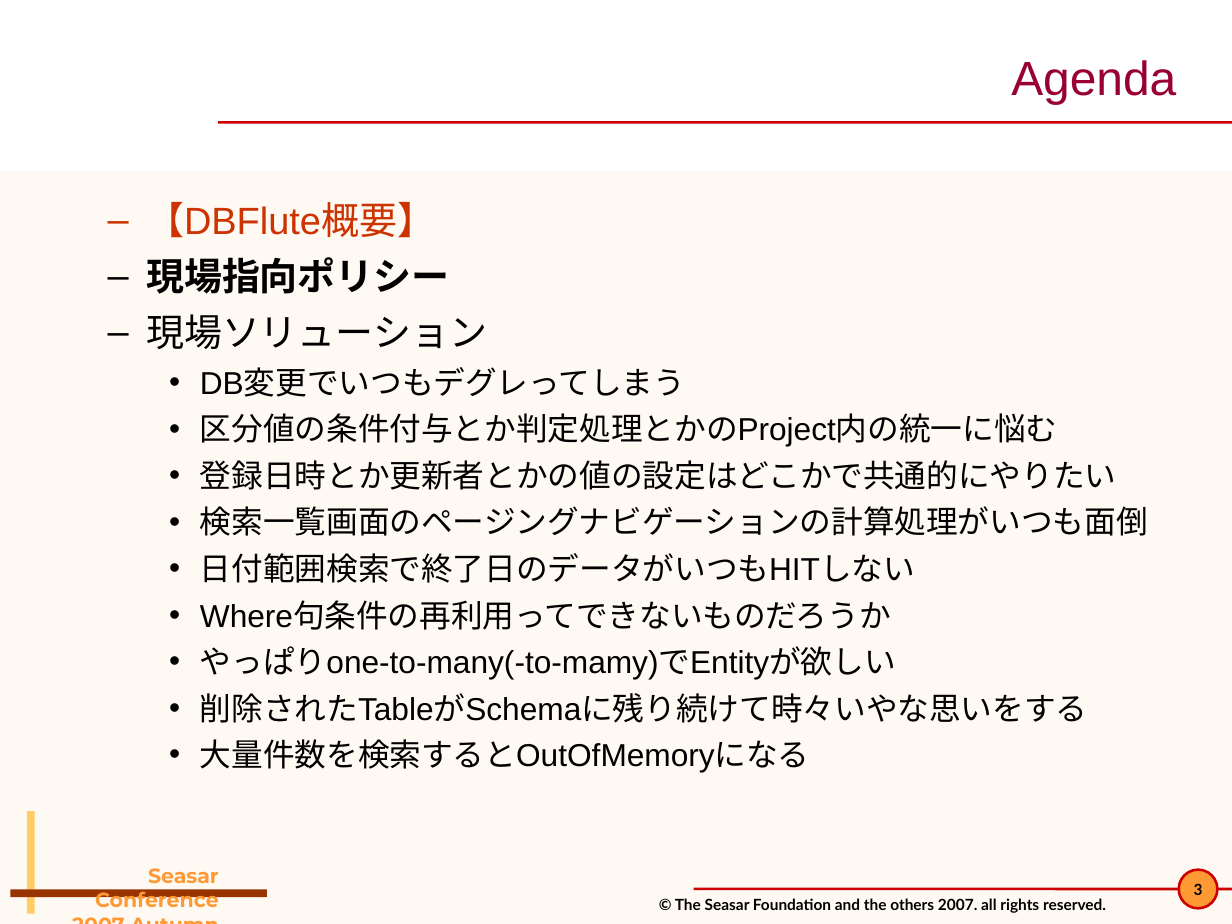
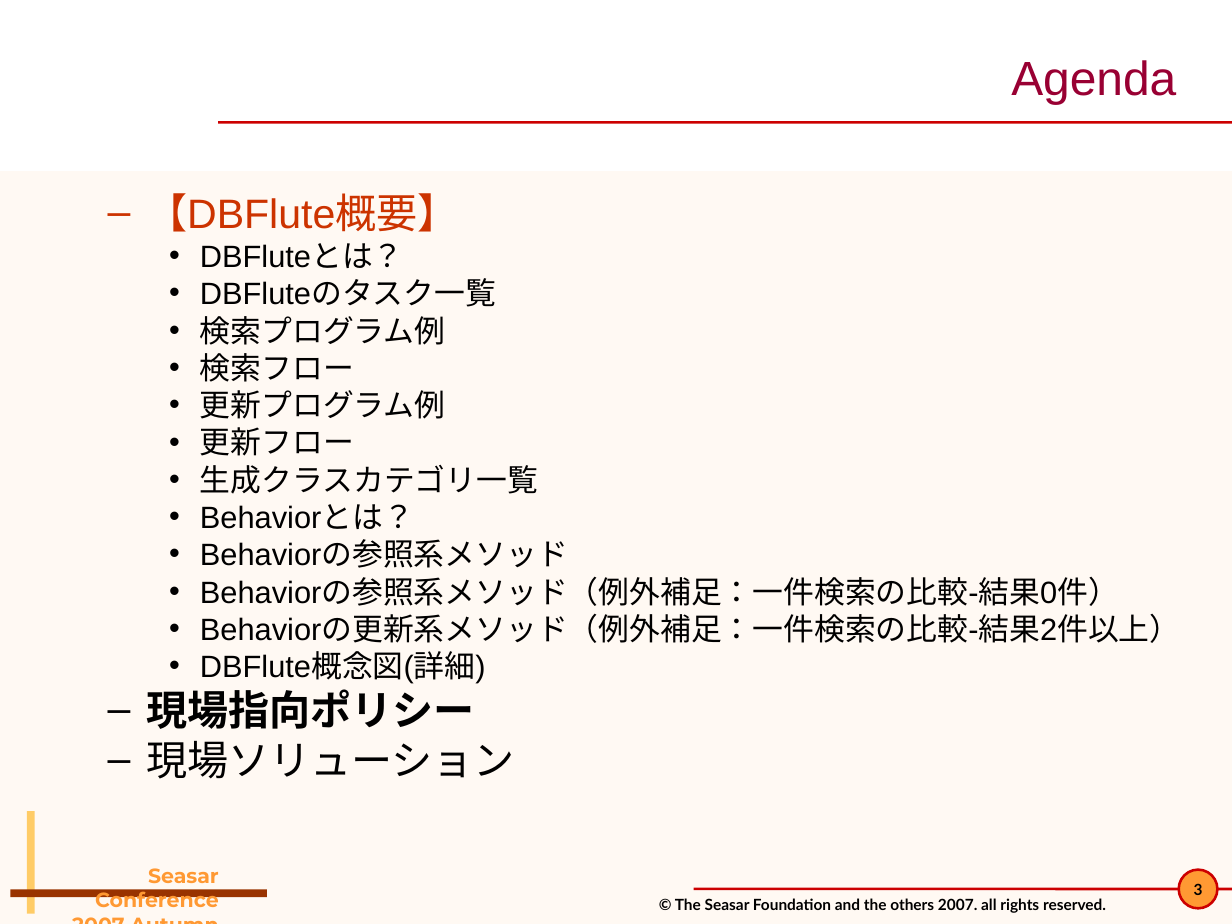
Before and after one commit to seasarorg/dbflute, a slide deck: slide 3 of dbflute/etc/doc/pres/sc2007a_2-DBFlute.ppt. Drawn at 1232x924 pixels with LibreOffice and Linux fonts; fonts in the diff are those of the drawing; background and template pictures are left out. Boxes give left, top, right and bottom in pixels: in the first picture for what was removed or moved away, otherwise in the second. Text is boxed around its words. In the diff, an @@ line names an element or a change of style, - is before the commit and + after.

```diff
--- a/dbflute/etc/doc/pres/sc2007a_2-DBFlute.ppt
+++ b/dbflute/etc/doc/pres/sc2007a_2-DBFlute.ppt
@@ text at (146, 193, 515, 779): size 22.2 to 24 pt in "【DBFlute概要】", "現場指向ポリシー", "現場ソリューション"; line spacing 1 to 0.8 @@
@@ text at (200, 243, 1181, 683): paragraphs added @@
+    • DBFluteとは？
+    • DBFluteのタスク一覧
+    • 検索プログラム例
+    • 検索フロー
+    • 更新プログラム例
+    • 更新フロー
+    • 生成クラスカテゴリ一覧
+    • Behaviorとは？
+    • Behaviorの参照系メソッド
+    • Behaviorの参照系メソッド（例外補足：一件検索の比較-結果0件）
+    • Behaviorの更新系メソッド（例外補足：一件検索の比較-結果2件以上）
+    • DBFlute概念図(詳細)
@@ text at (200, 369, 1148, 773): paragraphs removed @@
-    • DB変更でいつもデグレってしまう
-    • 区分値の条件付与とか判定処理とかのProject内の統一に悩む
-    • 登録日時とか更新者とかの値の設定はどこかで共通的にやりたい
-    • 検索一覧画面のページングナビゲーションの計算処理がいつも面倒
-    • 日付範囲検索で終了日のデータがいつもHITしない
-    • Where句条件の再利用ってできないものだろうか
-    • やっぱりone-to-many(-to-mamy)でEntityが欲しい
-    • 削除されたTableがSchemaに残り続けて時々いやな思いをする
-    • 大量件数を検索するとOutOfMemoryになる
```
Also in this commit, not shown: 60 other slides changed.
